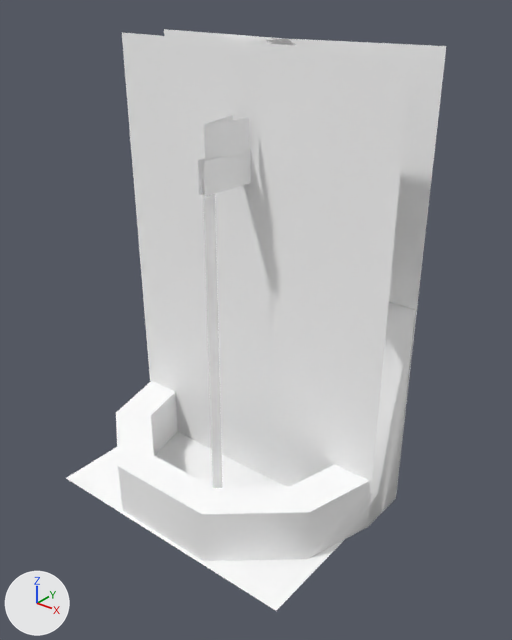
The glTF model public/3d/item/model__item__room.ofs_3746_0/3746kg_ga_05.gltf: old version first, new version second.
Camera for both pictures: a 50 mm camera at (1.245, -1.365, 1.521) aimed at (0.099, 0.068, 0.633). The lights are fixed; the arrows at lower left show +X, +Y and +Z. The first picture is the older version.

In view in the first picture: '3746kg_ga_05'.
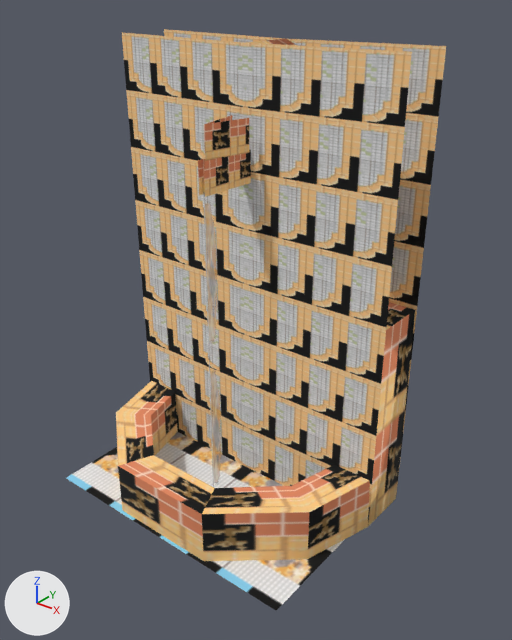
Location of each change, [x1, y1, x2, y2] in pixels of the pictures (512 x 640 px):
'3746kg_ga_05', surface changed (darker)
    both: [66, 29, 446, 610]

What changed in the scene script:
```text
Add img_ga_05_0:
    img_ga_05_0 = load_image('ga_05_0', '_unpacked/ga_05_0', 32, 64, 'sRGB')
Add img_ga_05_2:
    img_ga_05_2 = load_image('ga_05_2', '_unpacked/ga_05_2', 32, 32, 'sRGB')
Add img_ga_05_1:
    img_ga_05_1 = load_image('ga_05_1', '_unpacked/ga_05_1', 32, 32, 'sRGB')
Change mat_kg_ga_05_1:
    remove mat_kg_ga_05_1.base_color = (1.0, 1.0, 1.0)  # white #ffffff
    add mat_kg_ga_05_1.texture = img_ga_05_1
Change mat_kg_ga_05_2:
    remove mat_kg_ga_05_2.base_color = (1.0, 1.0, 1.0)  # white #ffffff
    add mat_kg_ga_05_2.texture = img_ga_05_2
Change mat_kg_ga_05_0:
    remove mat_kg_ga_05_0.base_color = (1.0, 1.0, 1.0)  # white #ffffff
    add mat_kg_ga_05_0.texture = img_ga_05_0
```
